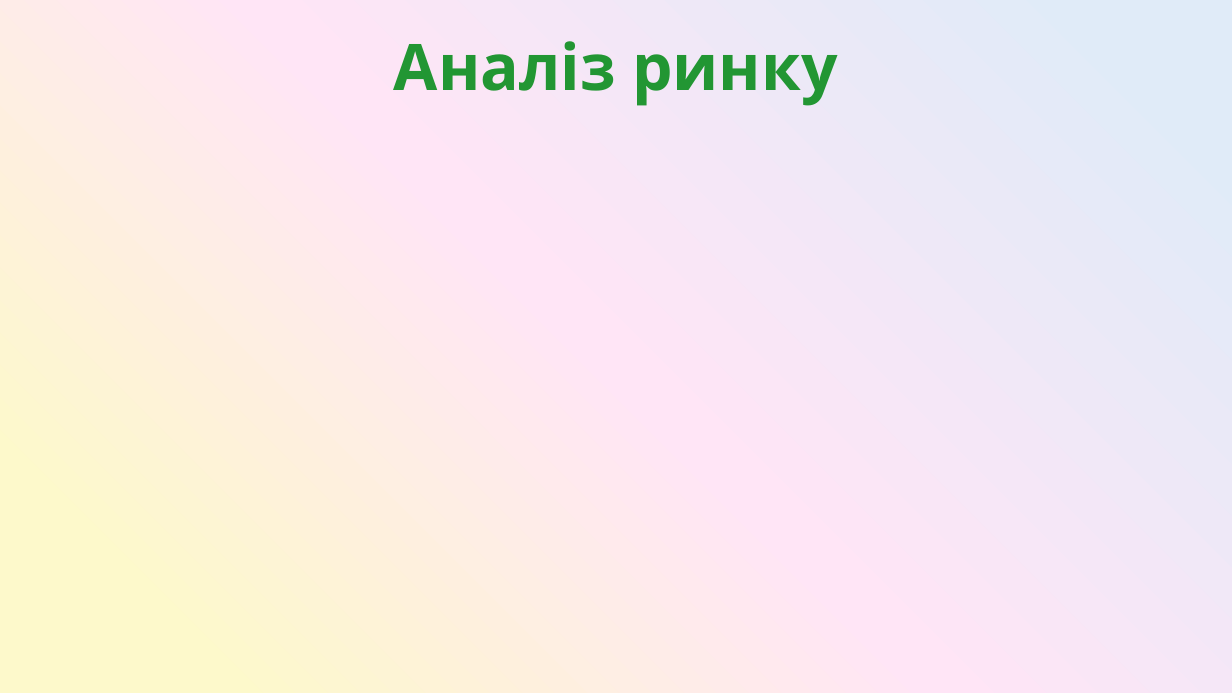
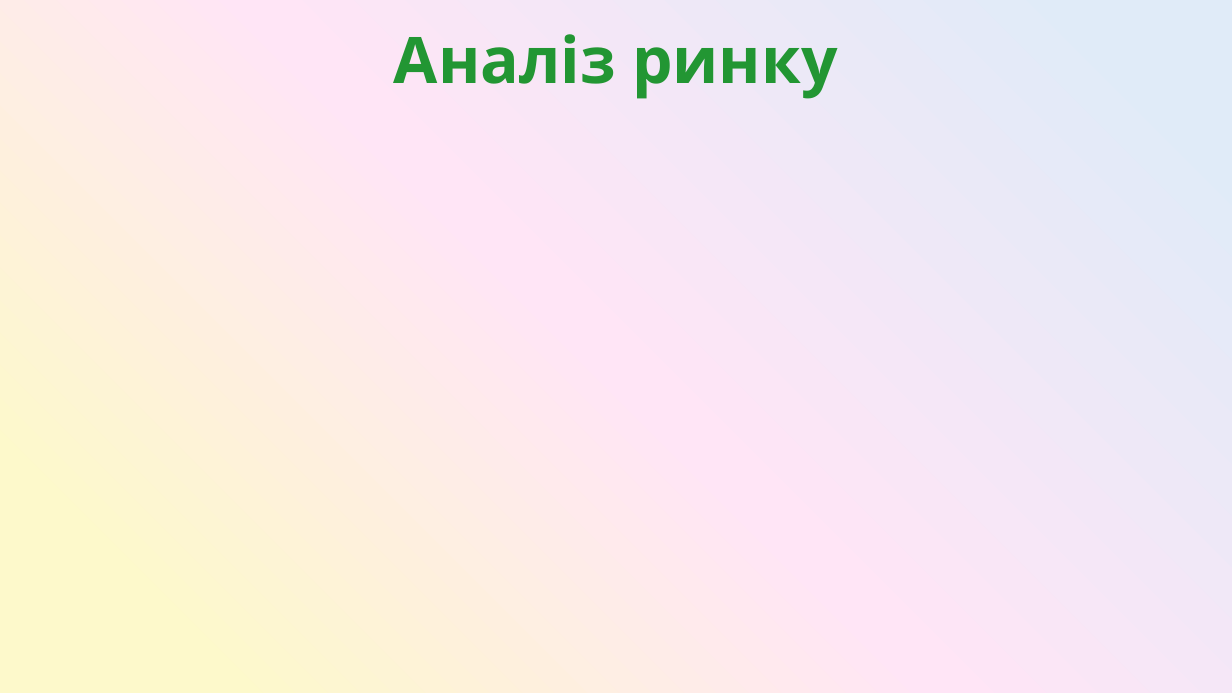
Before and after one commit to SashaGaran/Katya_diplomna, a slide deck: slide 5 of diplomna.pptx. Drawn at 1232x693 pixels with LibreOffice and Linux fonts; fonts in the diff are those of the drawing. Boxes give left, top, right and bottom in pixels: in the first picture for what was removed or moved away, otherwise in the second. Text is boxed around its words. In the diff, an @@ line names an element or a change of style, - is before the commit and + after.

```diff
--- a/diplomna.pptx
+++ b/diplomna.pptx
@@ text "Аналіз ринку": place and size @@
-text "Аналіз ринку" at [394,41,838,106]
+text "Аналіз ринку" at [394,34,838,99]
```
Also in this commit, not shown: 5 other slides changed, 2 slides added, 2 slides removed.
